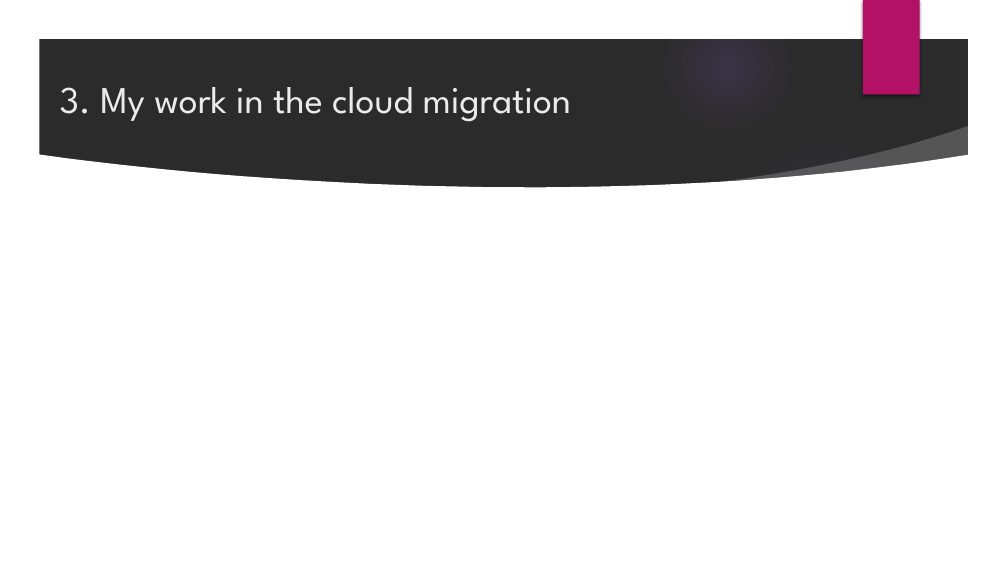
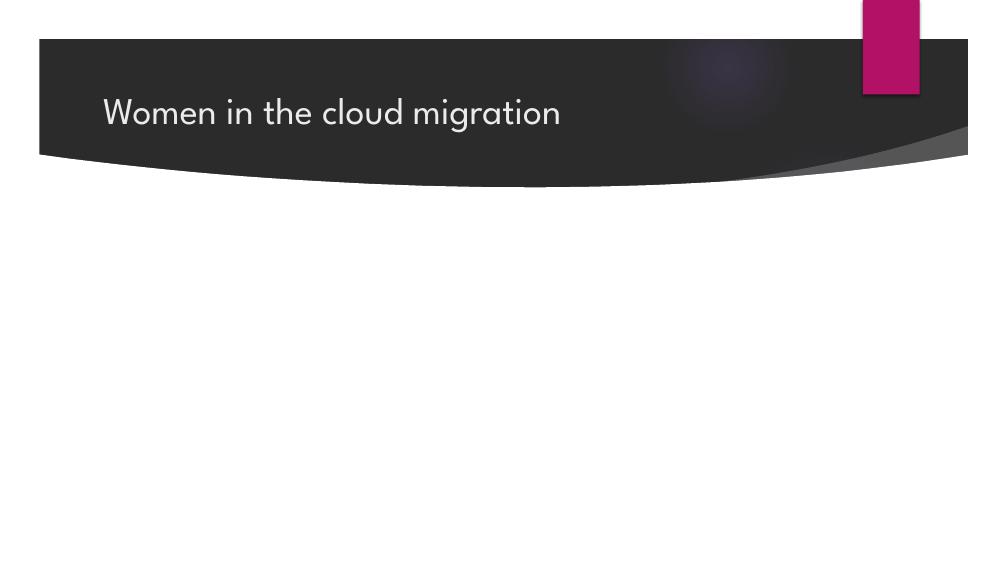
Before and after one commit to wx2123/WSDS-2026-OH, a slide deck: slide 12 of From On-Premises to Cloud.pptx (slide 8 before the commit). Drawn at 1008x567 pixels with LibreOffice and Linux fonts; fonts in the diff are those of the drawing; background and template pictures are left out; a plain dark background stands for a picture behind light text. Boxes give left, top, right and bottom in pixels: in the first picture for what was removed or moved away, otherwise in the second. Text is boxed around its words. In the diff, an @@ line names an element or a change of style, - is before the commit and + after.

```diff
--- a/From On-Premises to Cloud.pptx
+++ b/From On-Premises to Cloud.pptx
@@ title at <box>103,98,561,133</box>: text changed @@
-3. My work in the cloud migration
+Women in the cloud migration
```
Also in this commit, not shown: 1 other slide changed, 7 slides added, 1 other file.
